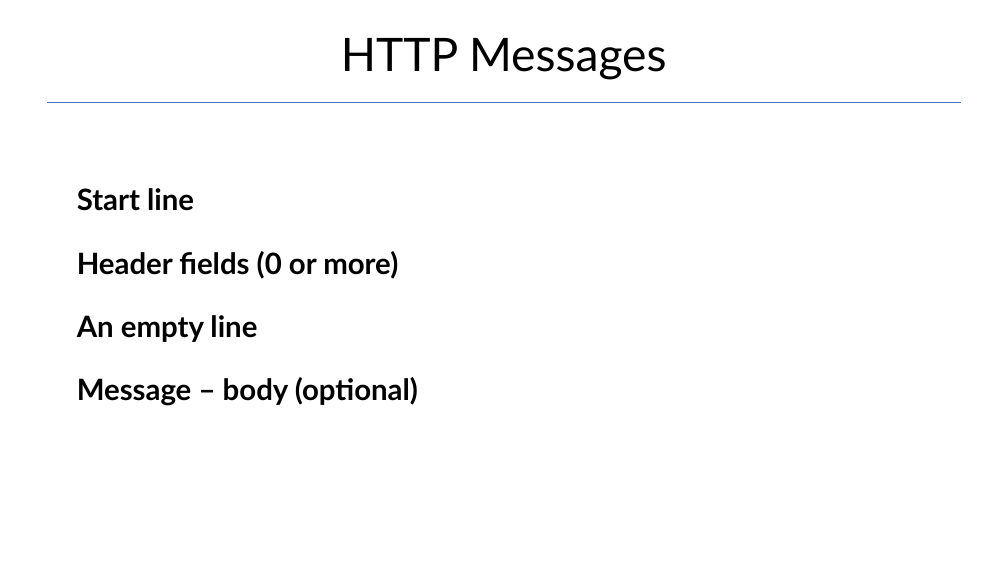
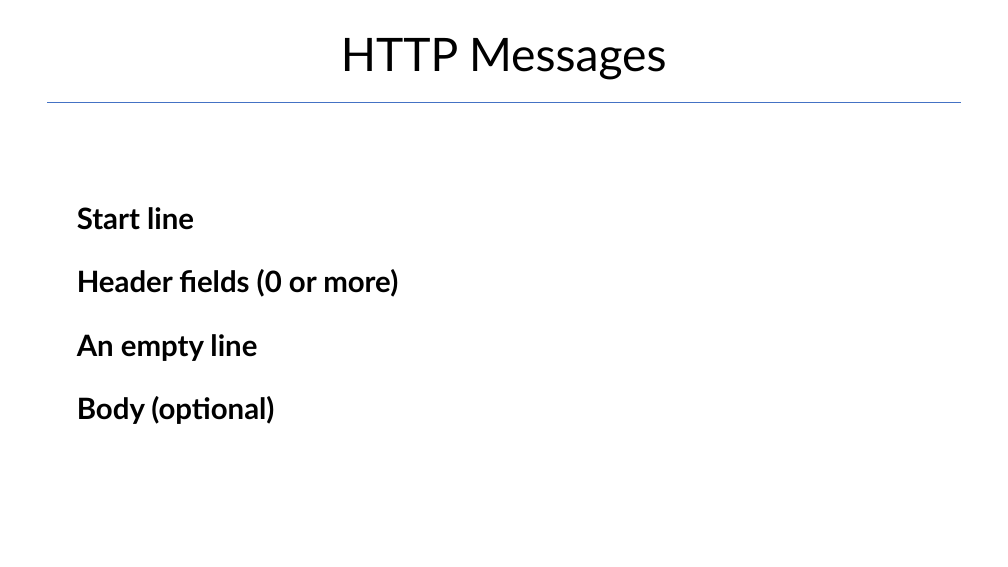
Before and after one commit to Garnik94/Levelup_presentations, a slide deck: slide 8 of Http/Http_presentation.pptx. Drawn at 1008x567 pixels with LibreOffice and Linux fonts; fonts in the diff are those of the drawing. Boxes give left, top, right and bottom in pixels: in the first picture for what was removed or moved away, otherwise in the second. Text is boxed around its words. In the diff, an @@ line names an element or a change of style, - is before the commit and + after.

```diff
--- a/Http/Http_presentation.pptx
+++ b/Http/Http_presentation.pptx
@@ text "Start line": place and size @@
-text "Start line" at (77,188,418,406)
+text "Start line" at (77,207,398,424)
@@ text at (77,396,274,424): text changed @@
-Message – body (optional)
+Body (optional)
```
Also in this commit, not shown: 13 other slides changed, 5 other files.
